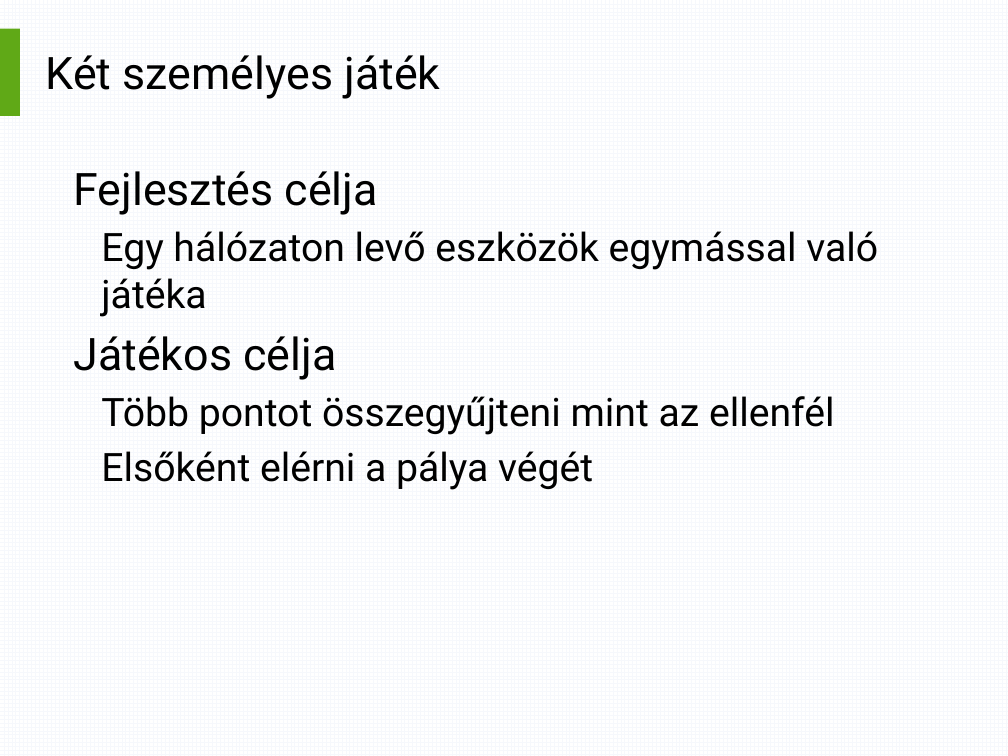
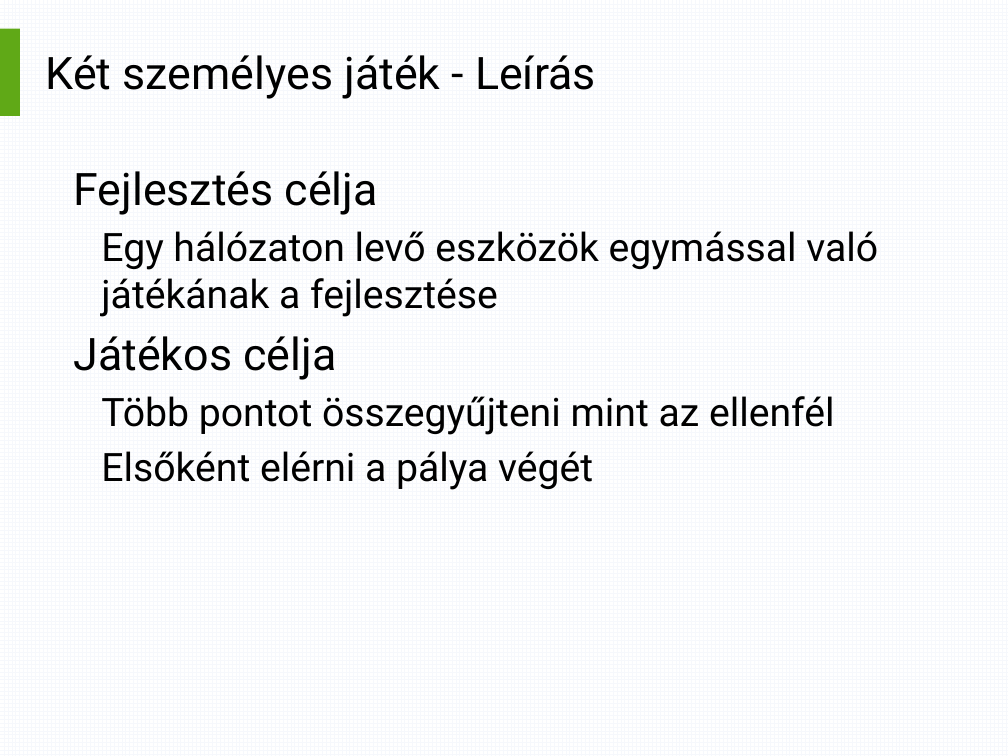
Before and after one commit to trnktms/ScarFly, a slide deck: slide 11 of ScarFly/Docs/Presentation.pptx (slide 9 before the commit). Drawn at 1008x756 pixels with LibreOffice and Linux fonts; fonts in the diff are those of the drawing. Boxes give left, top, right and bottom in pixels: in the first picture for what was removed or moved away, otherwise in the second. Text is boxed around its words. In the diff, an @@ line names an element or a change of style, - is before the commit and + after.

```diff
--- a/ScarFly/Docs/Presentation.pptx
+++ b/ScarFly/Docs/Presentation.pptx
@@ title at (x1=46, y1=55, x2=596, y2=99): text changed @@
-Két személyes játék
+Két személyes játék - Leírás
@@ text at (x1=101, y1=231, x2=878, y2=317): text changed @@
-  Egy hálózaton levő eszközök egymással való játéka
+  Egy hálózaton levő eszközök egymással való játékának a fejlesztése
```
Also in this commit, not shown: 7 other slides changed, 3 slides added, 3 slides removed.
